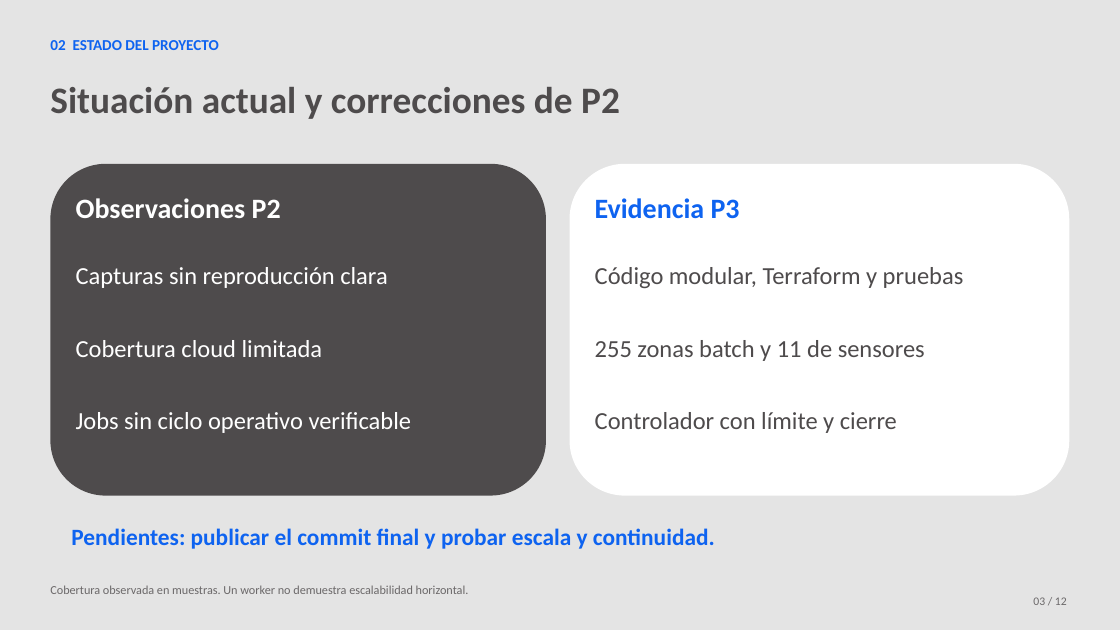
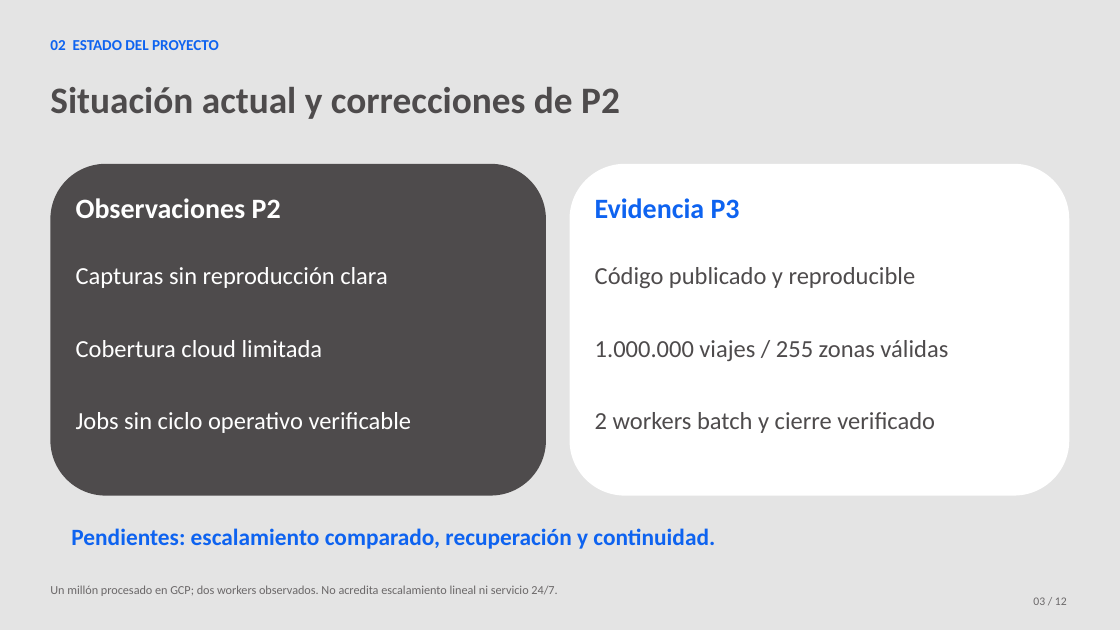
Before and after one commit to jhomar1994/datalandia, a slide deck: slide 3 of presentation/output/Lumina_P3_15min.pptx. Drawn at 1120x630 pixels with LibreOffice and Linux fonts; fonts in the diff are those of the drawing. Boxes give left, top, right and bottom in pixels: in the first picture for what was removed or moved away, otherwise in the second. Text is boxed around its words. In the diff, an @@ line names an element or a change of style, - is before the commit and + after.

Commit message:
Valida un millón de viajes en Dataflow y actualiza entrega P3

```diff
--- a/presentation/output/Lumina_P3_15min.pptx
+++ b/presentation/output/Lumina_P3_15min.pptx
@@ text at (595, 267, 948, 433): text changed @@
-Código modular, Terraform y pruebas
-255 zonas batch y 11 de sensores
-Controlador con límite y cierre
+Código publicado y reproducible
+1.000.000 viajes / 255 zonas válidas
+2 workers batch y cierre verificado
@@ text at (71, 528, 715, 549): text changed @@
-Pendientes: publicar el commit final y probar escala y continuidad.
+Pendientes: escalamiento comparado, recuperación y continuidad.
@@ text at (50, 585, 557, 596): text changed @@
-Cobertura observada en muestras. Un worker no demuestra escalabilidad horizontal.
+Un millón procesado en GCP; dos workers observados. No acredita escalamiento lineal ni servicio 24/7.
```
Also in this commit, not shown: 7 other slides changed, 23 other files.
